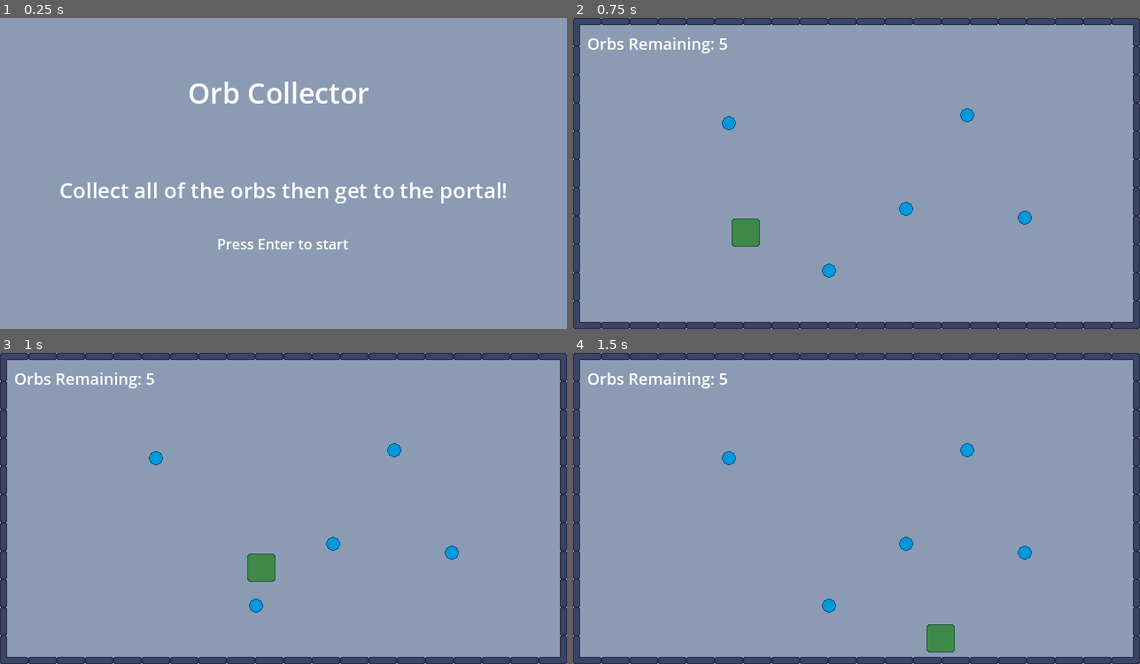
Above: before the commit, frames 1-4 (two rows, left to right).
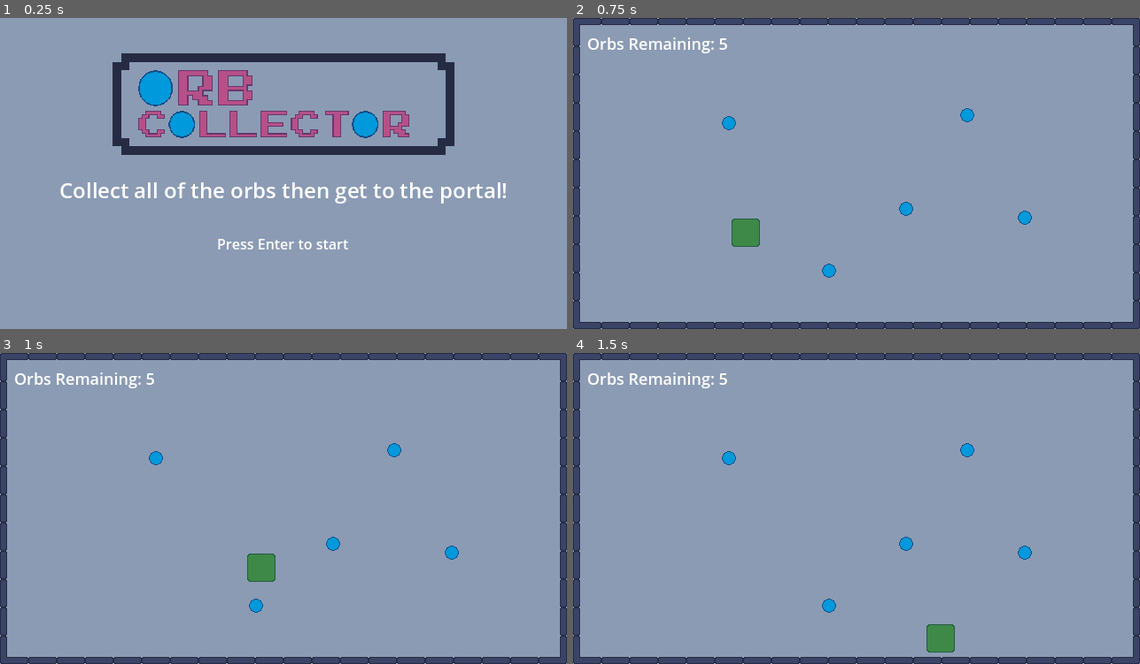
Above: after the commit, the same moments.

Repository: callum-jackson/orb-collector
Game: Godot game, scene res://scenes/start.tscn
The game is run twice, just before and just after one commit, with the same random seed, the same clock (stepped at 60 frames per second) and the same inputs.
Inputs:
- Up to frame 1 (0.25 s): no input
- Up to frame 2 (0.75 s): tap Enter (ui_accept) at 0.5 s; hold Right (move_right) from 0.53 s (still down); hold Enter (ui_accept) from 0.53 s (still down)
- Up to frame 3 (1 s): keep holding Right (move_right); keep holding Enter (ui_accept)
- Up to frame 4 (1.5 s): release Right (move_right) at 1.28 s; release Enter (ui_accept) at 1.28 s; hold Down (move_down) from 1.28 s (still down); tap Enter (ui_accept) at 1.35 s

The runs differ from the first frame. In frame 1, 8.6% of the frame differs, in the area x 19-81%, y 11-45%; in frame 2, nothing differs; in frame 3, nothing differs; in frame 4, nothing differs.

Commit message:
Added logo to start screen.

Diff:
--- a/scenes/main.tscn
+++ b/scenes/main.tscn
@@ -27,8 +27,7 @@
 position = Vector2(115, 243)
 
 [node name="Portal" parent="." instance=ExtResource("6_tefeu")]
-position = Vector2(584, 316)
-rotation = 1.5708
+position = Vector2(588, 292)
 
 [node name="HUD" parent="." instance=ExtResource("5_tbgi4")]
 
--- a/scenes/portal.tscn
+++ b/scenes/portal.tscn
@@ -4,8 +4,9 @@
 [ext_resource type="Texture2D" uid="uid://djqnc8bcgnd4g" path="res://assets/sprites/portal.png" id="1_v0xau"]
 [ext_resource type="AudioStream" uid="uid://d2e63t8smjiwn" path="res://assets/sounds/portal-entered.wav" id="3_jr6l0"]
 
-[sub_resource type="RectangleShape2D" id="RectangleShape2D_1ffj6"]
-size = Vector2(8, 32)
+[sub_resource type="CapsuleShape2D" id="CapsuleShape2D_jr6l0"]
+radius = 6.0
+height = 36.0
 
 [node name="Portal" type="Area2D"]
 script = ExtResource("1_1ffj6")
@@ -15,7 +16,7 @@
 texture = ExtResource("1_v0xau")
 
 [node name="CollisionShape2D" type="CollisionShape2D" parent="."]
-shape = SubResource("RectangleShape2D_1ffj6")
+shape = SubResource("CapsuleShape2D_jr6l0")
 
 [node name="PortalEnteredSound" type="AudioStreamPlayer2D" parent="."]
 stream = ExtResource("3_jr6l0")
--- a/scenes/start.tscn
+++ b/scenes/start.tscn
@@ -1,6 +1,7 @@
-[gd_scene load_steps=2 format=3 uid="uid://hm2jhw8rghrb"]
+[gd_scene load_steps=3 format=3 uid="uid://hm2jhw8rghrb"]
 
 [ext_resource type="Script" uid="uid://n65b18bq2ii0" path="res://scripts/start.gd" id="1_jaeev"]
+[ext_resource type="Texture2D" uid="uid://cohsyvbac8e3o" path="res://assets/sprites/logo.png" id="2_u80x2"]
 
 [node name="Start" type="ColorRect"]
 anchors_preset = 15
@@ -11,20 +12,6 @@
 color = Color(0.54509, 0.607834, 0.705872, 1)
 script = ExtResource("1_jaeev")
 metadata/_edit_lock_ = true
-
-[node name="Logo" type="Label" parent="."]
-layout_mode = 1
-anchors_preset = 5
-anchor_left = 0.5
-anchor_right = 0.5
-offset_left = -108.0
-offset_top = 62.0
-offset_right = 108.0
-offset_bottom = 125.0
-grow_horizontal = 2
-theme_override_colors/font_color = Color(1, 1, 1, 1)
-theme_override_font_sizes/font_size = 32
-text = "Orb Collector"
 
 [node name="InstructionMessage" type="Label" parent="."]
 layout_mode = 1
@@ -60,3 +47,17 @@
 theme_override_font_sizes/font_size = 16
 text = "Press Enter to start"
 horizontal_alignment = 1
+
+[node name="Logo" type="TextureRect" parent="."]
+layout_mode = 1
+anchors_preset = 5
+anchor_left = 0.5
+anchor_right = 0.5
+offset_left = -193.0
+offset_top = 40.0
+offset_right = 193.0
+offset_bottom = 158.0
+grow_horizontal = 2
+texture = ExtResource("2_u80x2")
+expand_mode = 1
+stretch_mode = 4
Binary file added: assets/sprites/logo.png
Not shown, added: assets/sprites/logo.png.import
Binary file changed: assets/sprites/portal.png
